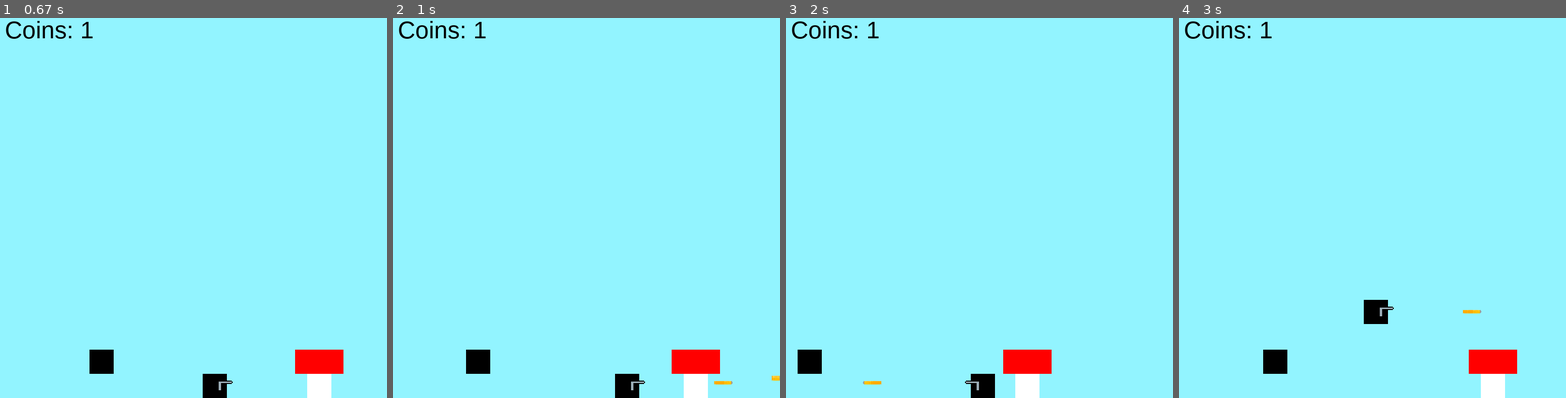
Above: before the commit, frames 1-4 (left to right).
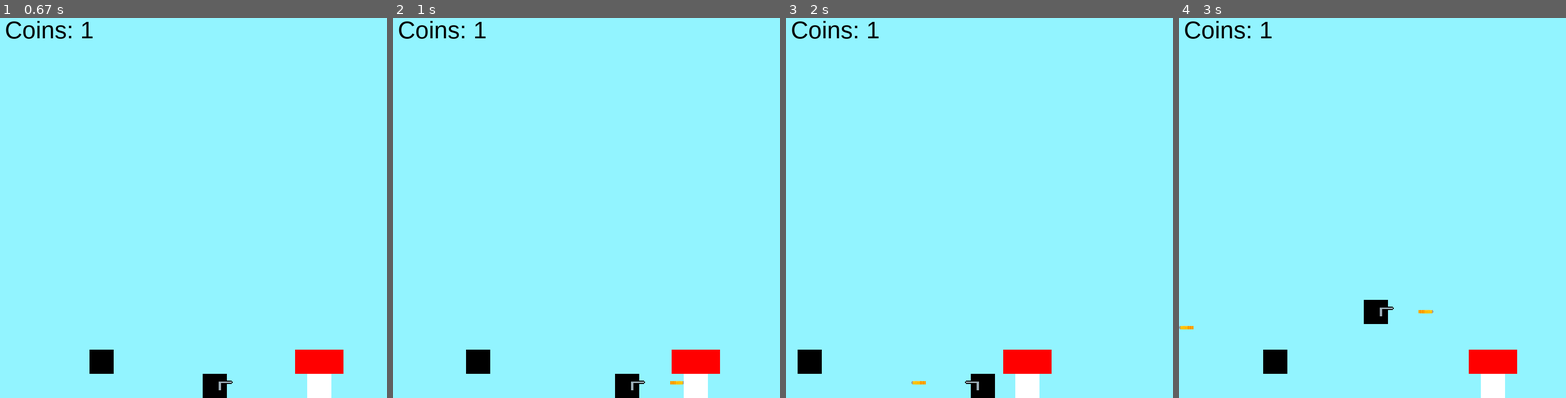
Above: after the commit, the same moments.

Repository: Jobjob321/Pygame-Platformer
Game: pygame game, started from main.py
Two runs of this game, one before a commit and one after it. Both use one fixed random seed, a clock stepped at 60 frames per second and the inputs below.
Inputs (mouse positions are in pixels of both pictures, inside the frame that each line leads up to):
- Up to frame 1 (0.67 s): hold F from 0.33 s (still down); hold D from 0.33 s (still down); move the mouse to (178, 223) at 0.37 s
- Up to frame 2 (1 s): release F at 0.8 s; release D at 0.8 s; hold D from 0.83 s (still down); move the mouse to (710, 192) at 0.87 s; tap F at 0.9 s
- Up to frame 3 (2 s): tap F at 1.2, 1.4, 1.7, 1.9 s; release D at 1.3 s; hold D 1.33-1.8 s; move the mouse to (886, 208) at 1.37 s; hold A from 1.83 s (still down); move the mouse to (1018, 291) at 1.87 s
- Up to frame 4 (3 s): tap F at 2.2, 2.47, 2.77, 2.9 s; release A at 2.37 s; hold A 2.4-2.8 s; move the mouse to (1252, 147) at 2.43 s; tap Space at 2.55 s; hold D from 2.83 s (still down); move the mouse to (1430, 71) at 2.87 s

Frame 1 is identical in both runs. In frame 2, 0.1% of the frame differs, in the area x 71-100%, y 94-97%; in frame 3, less than 0.1%; in frame 4, 0.1%, in the area x 0-79%, y 76-83%.

Commit message:
added collision to the bullets and fixed the speed

Diff:
--- a/main.py
+++ b/main.py
@@ -136,16 +136,18 @@
             coin.draw(screen, scroll[0], scroll[1], coinimage)
 
         for bullet in bullets:
-            if checkCollisions(bullet.x, bullet.y, 20, 10, coins[0].x, coins[0].y, coins[0].width, coins[0].height):
-                coins.remove(coins[0])
-                bullet.velocity = 0
-                bullet.velocity_y += player.gravity * dt
-                coinamount += 1
+            for coin in coins:
+                if checkCollisions(bullet.x, bullet.y, 20, 10, coin.x, coin.y, coin.width, coin.height):
+                    coins.remove(coin)
+                    coinamount += 1
+            for object in objects:
+                if checkCollisions(bullet.x, bullet.y, 20, 10,object.x, object.y, object.width, object.height):
+                    bullets.remove(bullet)
             if bullet.timer + 5 <= time.time():
                 bullets.remove(bullet)
             bullet.draw(screen, scroll[0], scroll[1])
-            bullet.x += bullet.velocity * dt * 250
-            bullet.y += bullet.velocity_y * dt * 250
+            bullet.x += bullet.velocity * dt * 150
+            bullet.y += bullet.velocity_y * dt * 150
 
 
 
